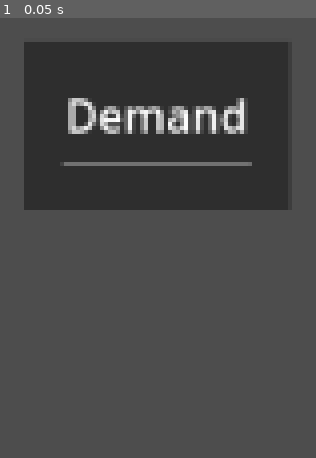
Above: before the commit, frame 1.
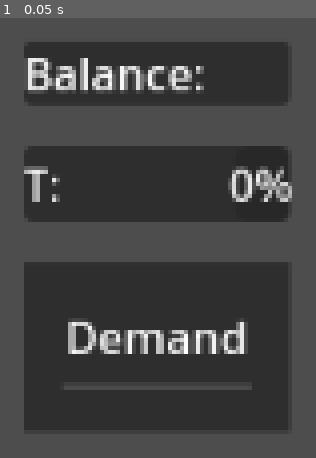
Above: after the commit, the same moment.

Repository: pastthepixels/cosmic-landlord
Game: Godot game, scene res://scenes/demand_hud/demand_hud.tscn
Two runs of this game, one before a commit and one after it. Both use one fixed random seed, a clock stepped at 60 frames per second and the inputs below. This scene is started directly instead of the project's main scene.
Inputs:
- Up to frame 1 (0.05 s): no input

The runs differ from the first frame. In frame 1, 44% of the frame differs, in the area x 7-93%, y 9-94%.

Commit message:
Update demand_hud.tscn

Diff:
--- a/scenes/demand_hud/demand_hud.tscn
+++ b/scenes/demand_hud/demand_hud.tscn
@@ -1,4 +1,6 @@
-[gd_scene load_steps=3 format=3 uid="uid://d0mekwjcuvsvg"]
+[gd_scene load_steps=4 format=3 uid="uid://d0mekwjcuvsvg"]
+
+[ext_resource type="PackedScene" uid="uid://cnuc4iitfvkww" path="res://scenes/planet/planet_hud_label.tscn" id="1_73k7q"]
 
 [sub_resource type="StyleBoxEmpty" id="StyleBoxEmpty_p836c"]
 content_margin_left = 30.0
@@ -15,7 +17,7 @@
 
 [node name="demand_hud" type="ScrollContainer"]
 custom_minimum_size = Vector2(343, 0)
-anchors_preset = -1
+anchors_preset = 11
 anchor_left = 1.0
 anchor_right = 1.0
 anchor_bottom = 1.0
@@ -25,6 +27,20 @@
 theme_override_styles/panel = SubResource("StyleBoxEmpty_p836c")
 
 [node name="VBoxContainer" type="VBoxContainer" parent="."]
+layout_mode = 2
+theme_override_constants/separation = 15
+
+[node name="Money" type="PanelContainer" parent="VBoxContainer"]
+layout_mode = 2
+
+[node name="Label" type="Label" parent="VBoxContainer/Money"]
+layout_mode = 2
+text = "Balance: "
+
+[node name="PaydayCooldown" type="PanelContainer" parent="VBoxContainer"]
+layout_mode = 2
+
+[node name="PlanetHUD Label" parent="VBoxContainer/PaydayCooldown" instance=ExtResource("1_73k7q")]
 layout_mode = 2
 
 [node name="DemandPanel" type="PanelContainer" parent="VBoxContainer"]
